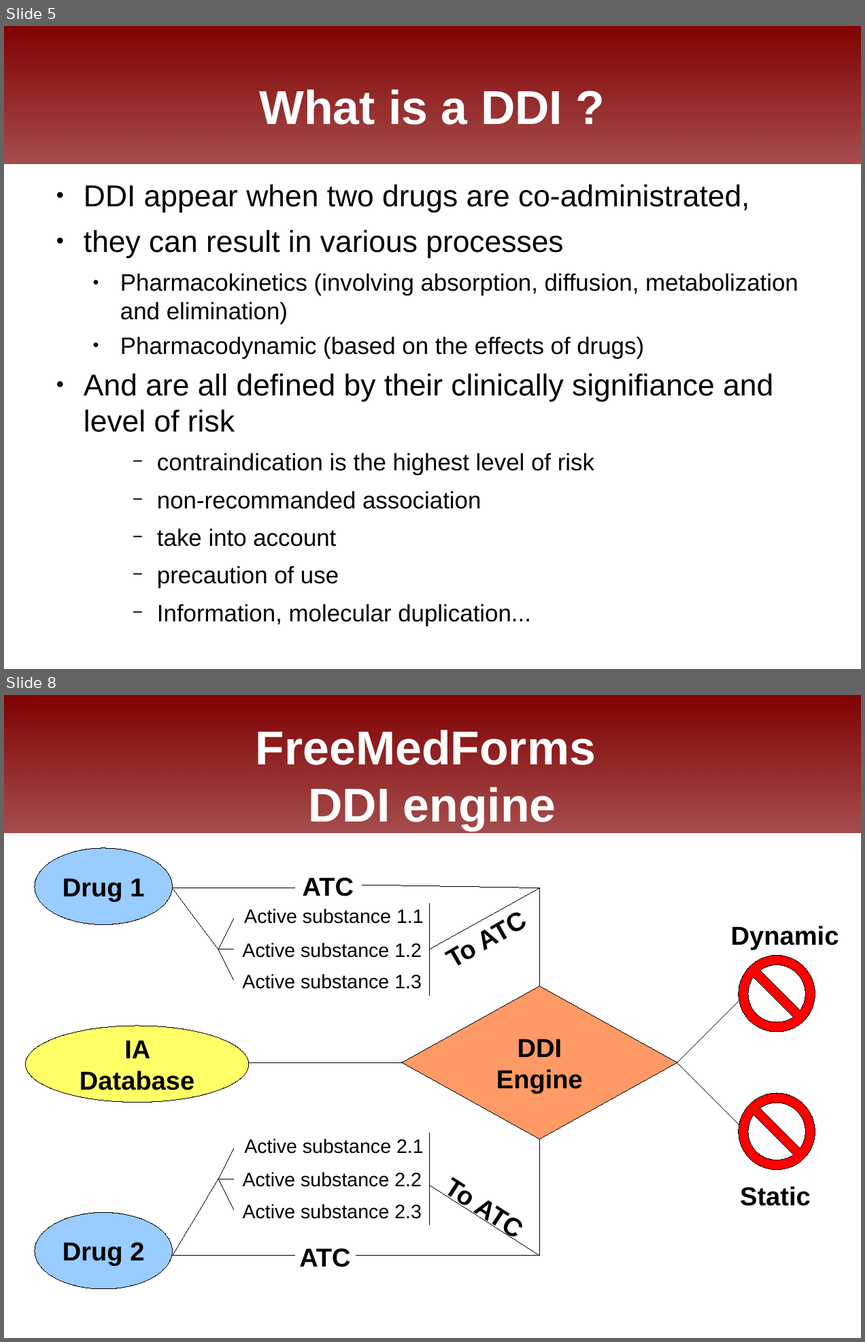
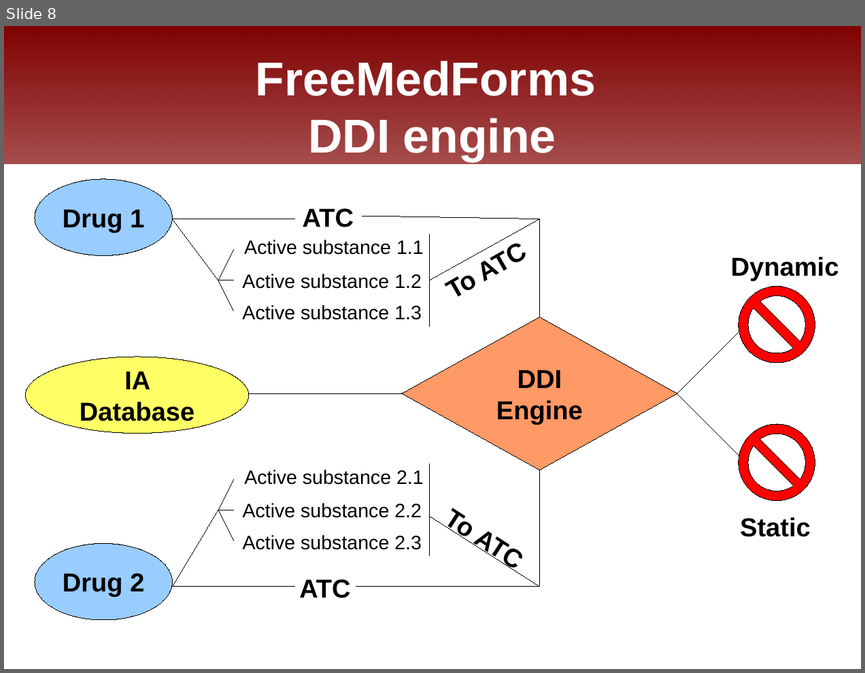
Before and after one commit to FreeHealth/freehealth, a slide deck: science/freemedforms_fosdem2011.odp. Shown one above the other, each under a label of ours: slides 5 and 8 before the commit, slide 8 after it; the slides between them are not shown. The pictures are 865x1342 and 865x673 pixels, drawn with LibreOffice and Linux fonts; fonts in the diff are those of the drawing; background and template pictures are left out. Boxes give left, top, right and bottom in pixels: in the first picture for what was removed or moved away, otherwise in the second. Text is boxed around its words. In the diff, an @@ line names an element or a change of style, - is before the commit and + after.

```diff
--- a/science/freemedforms_fosdem2011.odp
+++ b/science/freemedforms_fosdem2011.odp
@@ slide 5 removed at (4,26,861,669), background #FFFFFF; not listed: 1 template element that a slide beside it also shows @@
@@ title removed at (260,89,562,125) @@
-What is a DDI ?
@@ text removed at (84,184,798,588) @@
-● DDI appear when two drugs are co-administrated,
-● they can result in various processes
-  ● Pharmacokinetics (involving absorption, diffusion, metabolization and elimination)
-  ● Pharmacodynamic (based on the effects of drugs)
-● And are all defined by their clinically signifiance and level of risk
-    − contraindication is the highest level of risk
-    − non-recommanded association
-    − take into account
-    − precaution of use
-    − Information, molecular duplication...
```
Also in this commit, not shown: 4 slides changed, 4 slides added, 3 other slides removed.
